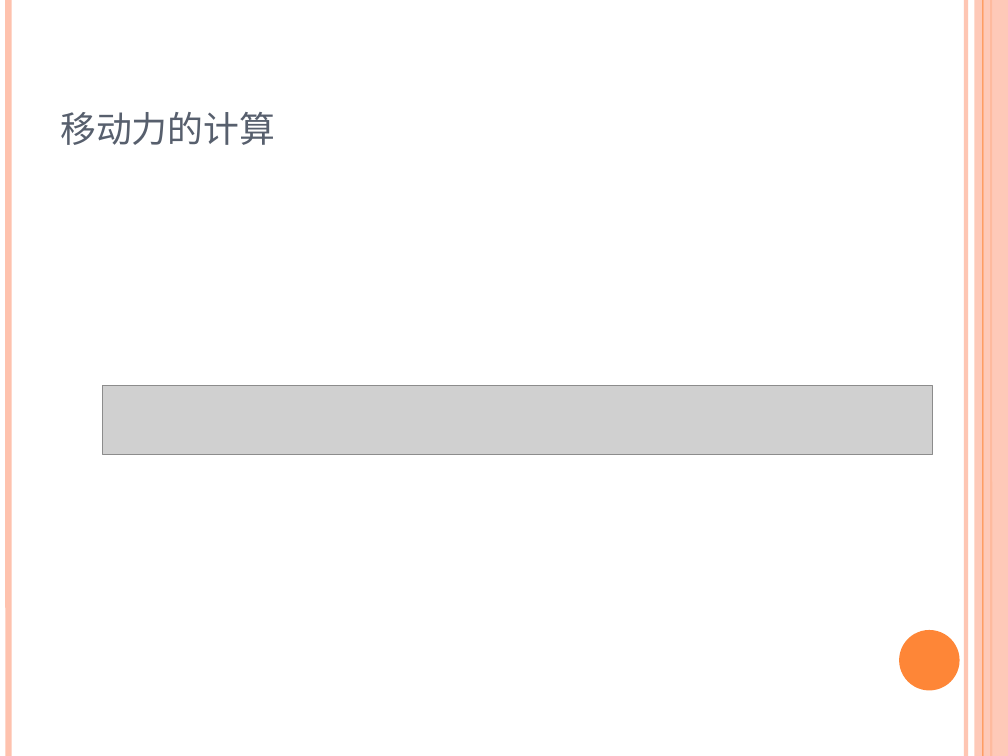
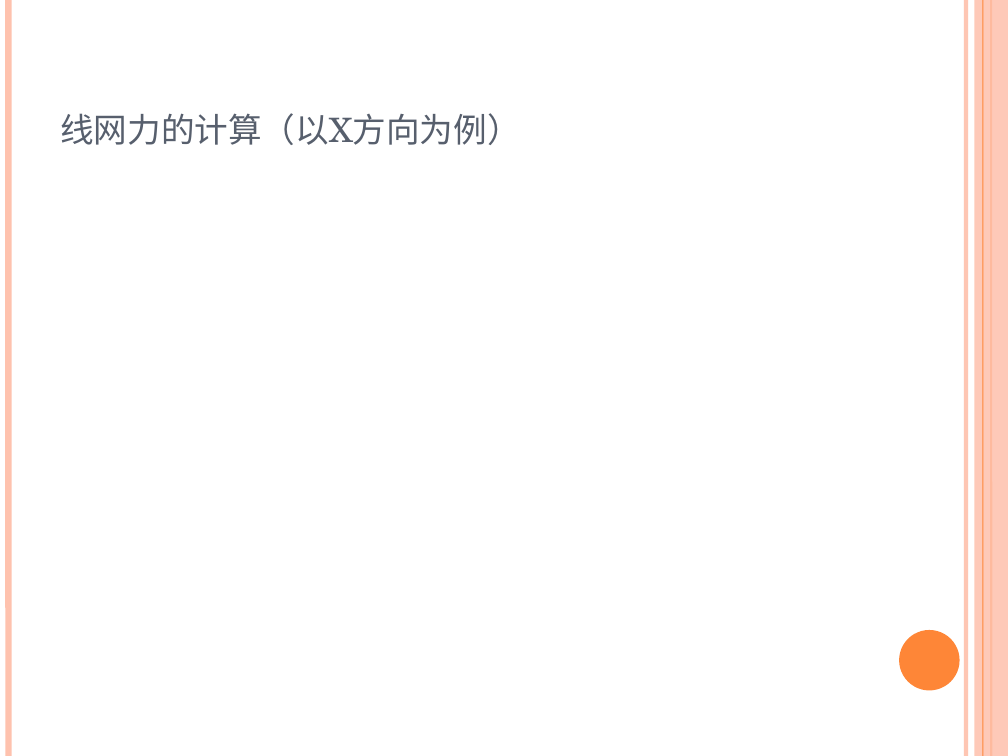
Before and after one commit to marcusgao94/TPL, a slide deck: slide 9 of doc/TPL.pptx. Drawn at 1008x756 pixels with LibreOffice and Linux fonts; fonts in the diff are those of the drawing; grey boxes stand for pictures. Boxes give left, top, right and bottom in pixels: in the first picture for what was removed or moved away, otherwise in the second. Text is boxed around its words. In the diff, an @@ line names an element or a change of style, - is before the commit and + after.

```diff
--- a/doc/TPL.pptx
+++ b/doc/TPL.pptx
@@ title at (60, 113, 520, 145): text changed; size 32 to 30 pt @@
-移动力的计算
+线网力的计算（以x方向为例）
@@ picture removed at (103, 386, 932, 455) @@
```
Also in this commit, not shown: 9 other slides changed, 4 slides added, 1 slide removed, 5 other files.
